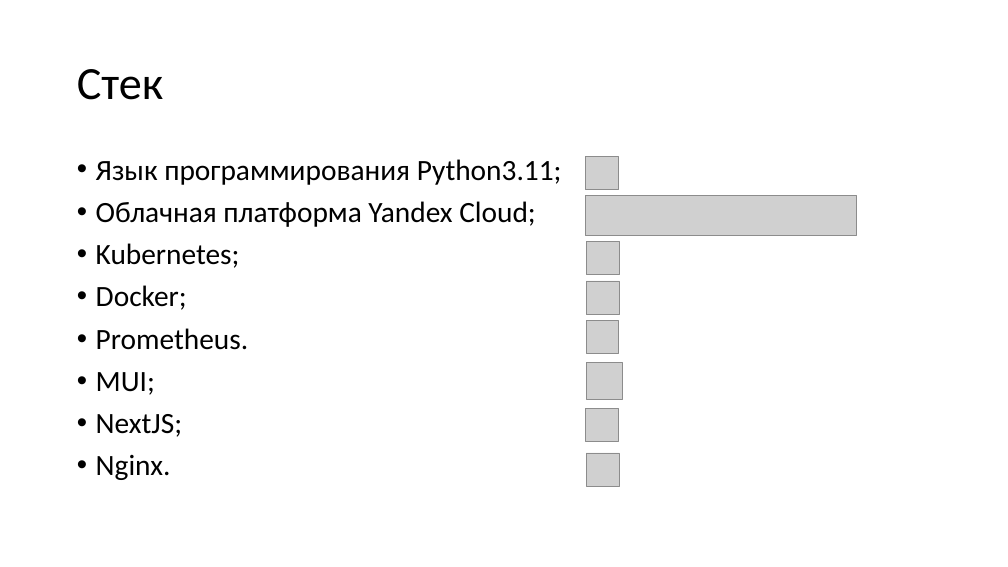
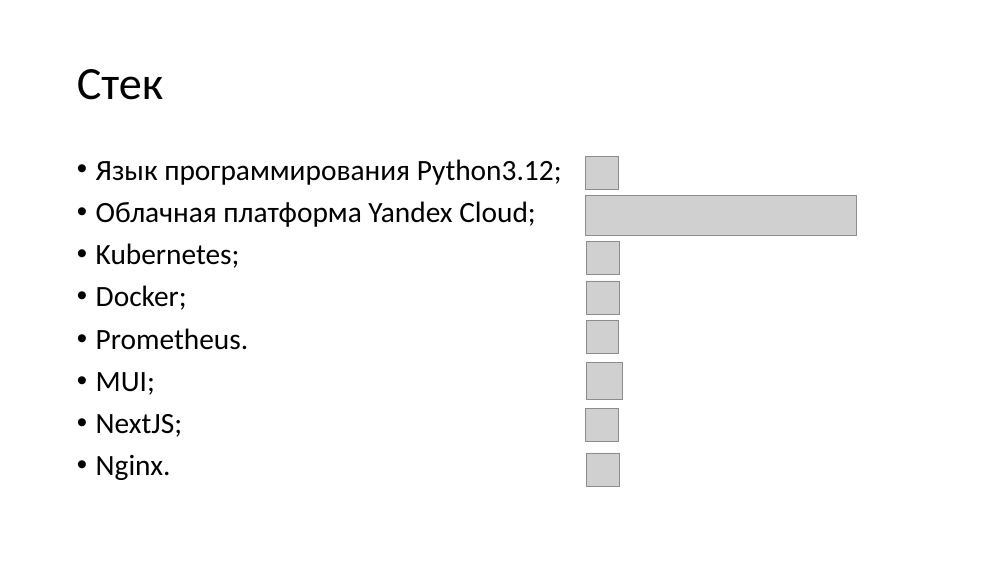
Before and after one commit to SkiStalker/BachelorsDegree, a slide deck: slide 9 of text/Масштабирование_вычислительных_мощностей.pptx. Drawn at 1008x567 pixels with LibreOffice and Linux fonts; fonts in the diff are those of the drawing; grey boxes stand for pictures. Boxes give left, top, right and bottom in pixels: in the first picture for what was removed or moved away, otherwise in the second. Text is boxed around its words. In the diff, an @@ line names an element or a change of style, - is before the commit and + after.

```diff
--- a/text/Масштабирование_вычислительных_мощностей.pptx
+++ b/text/Масштабирование_вычислительных_мощностей.pptx
@@ text at box(96, 159, 562, 185): text changed @@
-• Язык программирования Python3.11;
+• Язык программирования Python3.12;
```
Also in this commit, not shown: 5 other files.
